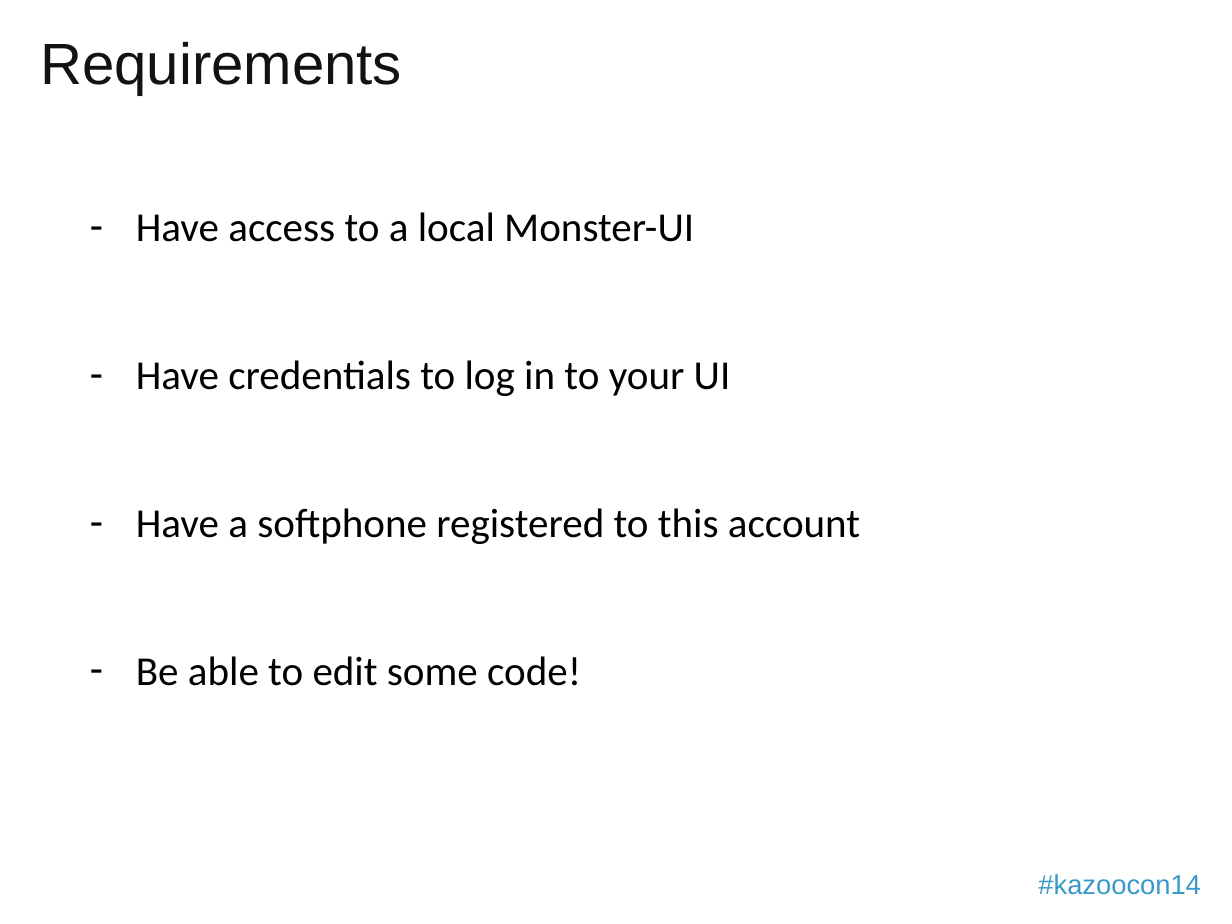
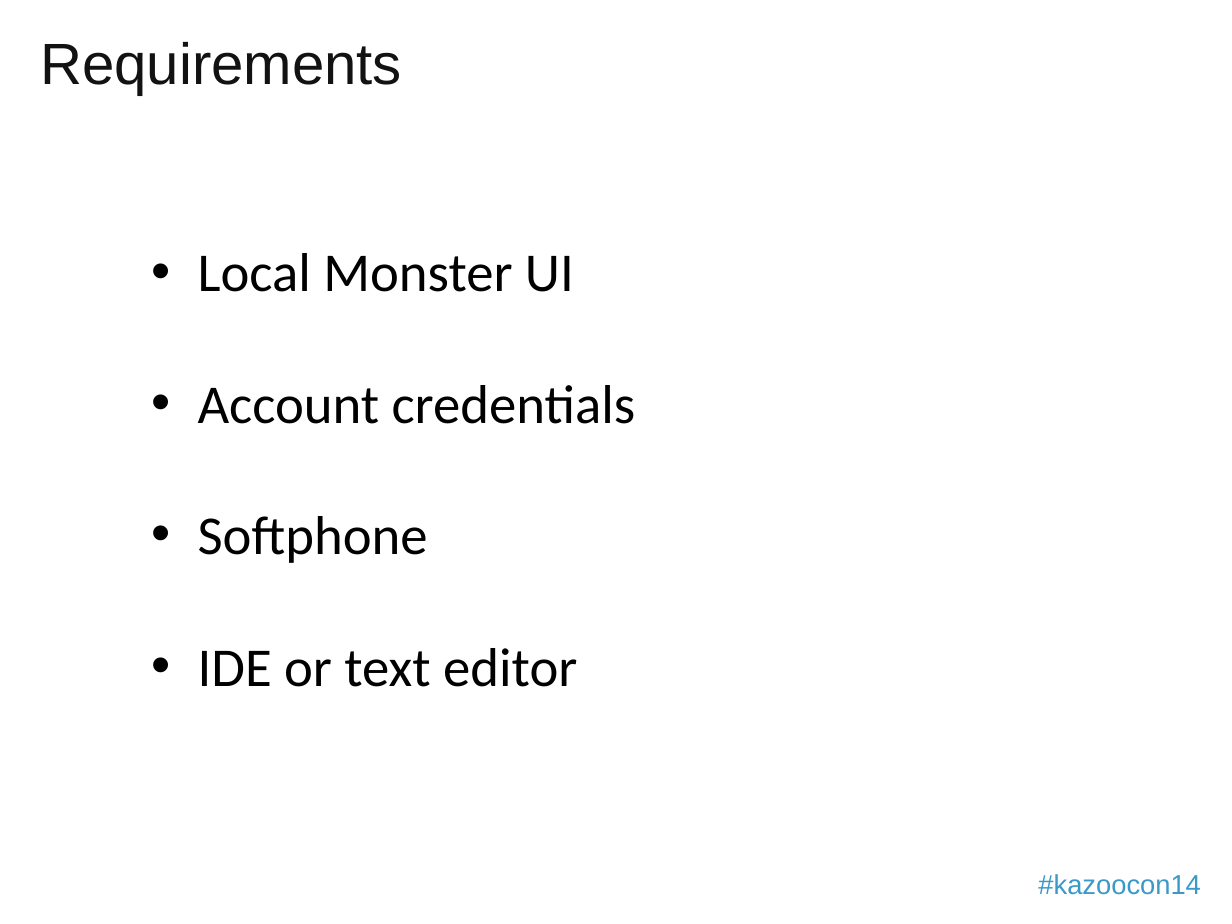
Before and after one commit to 2600hz/monster-ui, a slide deck: slide 6 of apps/demo_done/presentation.pptx. Drawn at 1232x924 pixels with LibreOffice and Linux fonts; fonts in the diff are those of the drawing; background and template pictures are left out. Boxes give left, top, right and bottom in pixels: in the first picture for what was removed or moved away, otherwise in the second. Text is boxed around its words. In the diff, an @@ line names an element or a change of style, - is before the commit and + after.

```diff
--- a/apps/demo_done/presentation.pptx
+++ b/apps/demo_done/presentation.pptx
@@ text at bbox=[198, 253, 636, 687]: text changed; size 24 to 32 pt @@
-– Have access to a local Monster-UI
-– Have credentials to log in to your UI
-– Have a softphone registered to this account
-– Be able to edit some code!
+  • Local Monster UI
+  • Account credentials
+  • Softphone
+  • IDE or text editor
```
Also in this commit, not shown: 10 other slides changed.
